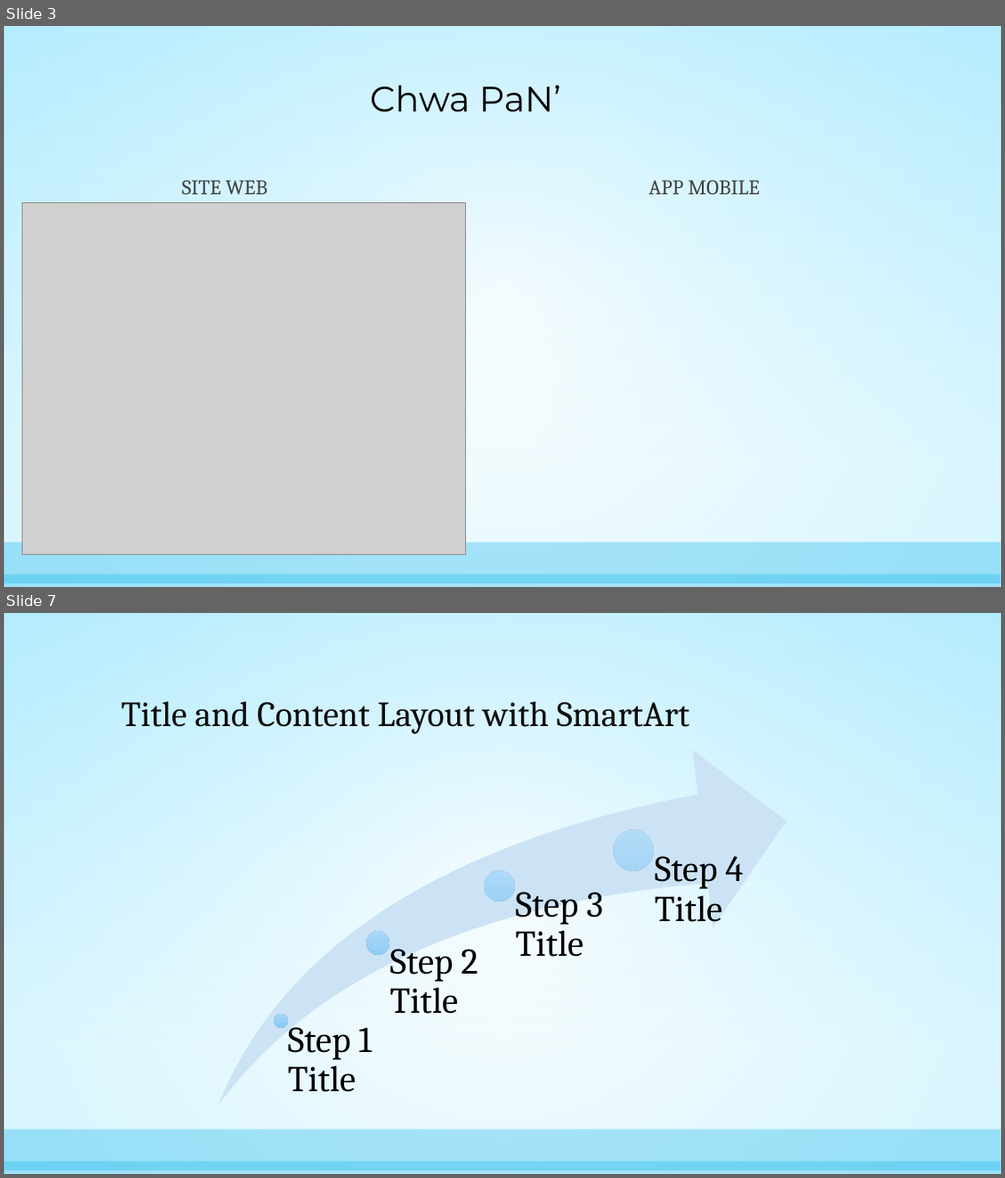
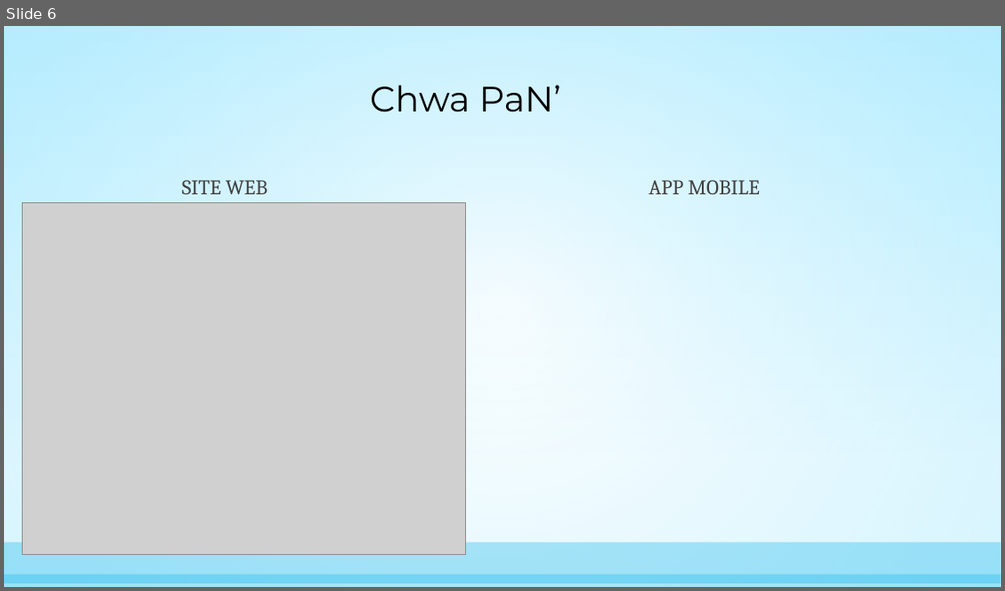
Before and after one commit to LysAMa/womenHackathon, a slide deck: Presentation/Chwa PaN’ - presentation.pptx. Shown one above the other, each under a label of ours: slides 3 and 7 before the commit, slide 6 after it; the slides between them are not shown. The pictures are 1005x1178 and 1005x591 pixels, drawn with LibreOffice and Linux fonts; fonts in the diff are those of the drawing; grey boxes stand for pictures. Boxes give left, top, right and bottom in pixels: in the first picture for what was removed or moved away, otherwise in the second. Text is boxed around its words. In the diff, an @@ line names an element or a change of style, - is before the commit and + after.

```diff
--- a/Presentation/Chwa PaN’ - presentation.pptx
+++ b/Presentation/Chwa PaN’ - presentation.pptx
@@ slide 7 removed at (4, 613, 1001, 1174), background gradient #C8F1FF to #FFFFFF; not listed: 3 template elements that a slide beside it also shows @@
@@ title removed at (121, 701, 690, 734) @@
-Title and Content Layout with SmartArt
@@ group removed at (218, 750, 787, 1105): 4 ellipses, 4 texts, 1 swoosh arrow @@
-Step 1 Title
-Step 2 Title
-Step 3 Title
-Step 4 Title
@@ what was slide 3 is now slide 6 @@
```
Also in this commit, not shown: 1 slide changed, 11 slides added, 5 other slides removed, 1 other file.
